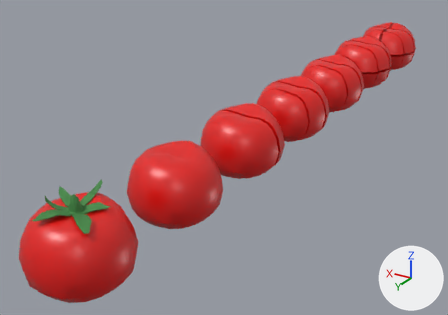
One commit to the Blender file Assets/_Le Fish/Models/Blender/Food/Tomato.blend: the scene before it, then after it.
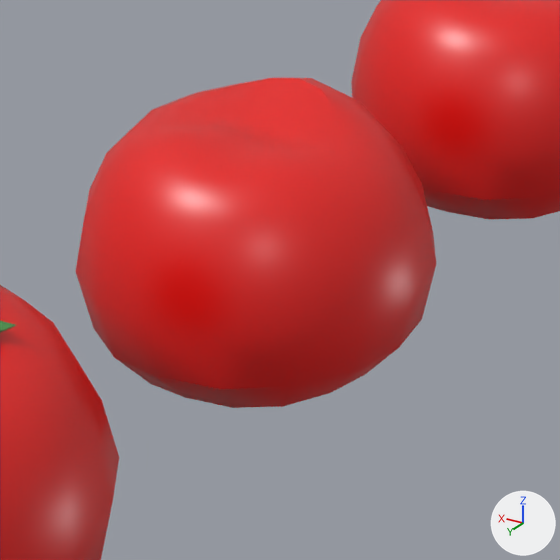
The first picture shows the older version from a 50 mm camera at (-0.481, 0.464, 0.399) aimed at (0.096, -0.498, -0.082). The close-ups show both versions on the part from 24% to 57% of the width and 38% to 86% of the height of that picture; other places that the commit changed are outside them. Lighting does not change. The marker at lower right points along +X, +Y and +Z.

The first close-up shows 'Tomato slice 0', 'Tomato slice 1', 'Tomato slice 2'.
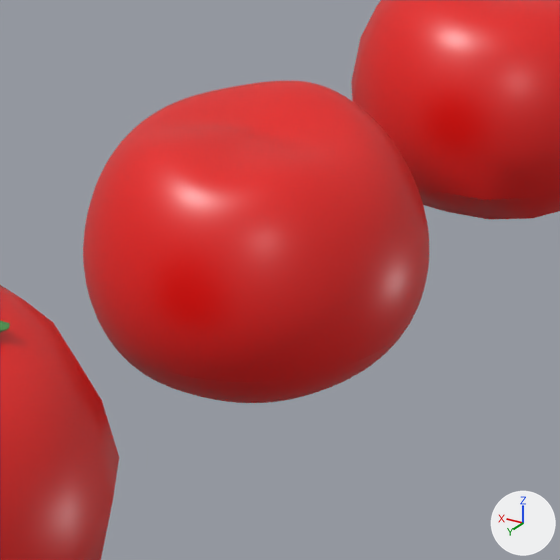
Boxes (x1, y1, x2, y2) around the edits, measured in the close-ups (560 x 560 px):
'Tomato slice 1', modifiers changed: before (76, 78, 436, 408); after (83, 81, 429, 403)

Patch to the scene script:
```diff
--- a/Assets/_Le Fish/Models/Blender/Food/Tomato.blend.py
+++ b/Assets/_Le Fish/Models/Blender/Food/Tomato.blend.py
@@ ob_tomato_slice_1 @@
 ob_tomato_slice_1.location = (0.0, -0.2, 0.0)
+_m = ob_tomato_slice_1.modifiers.new('Subdivision', 'SUBSURF')
+_m.levels = 0
```
